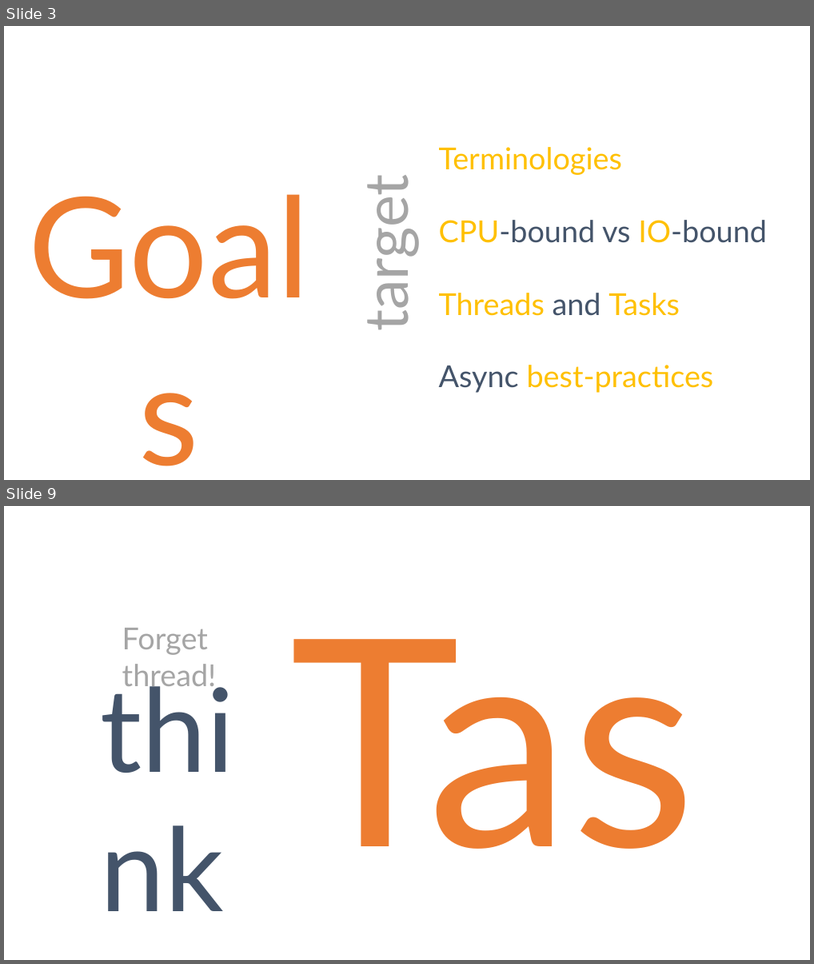
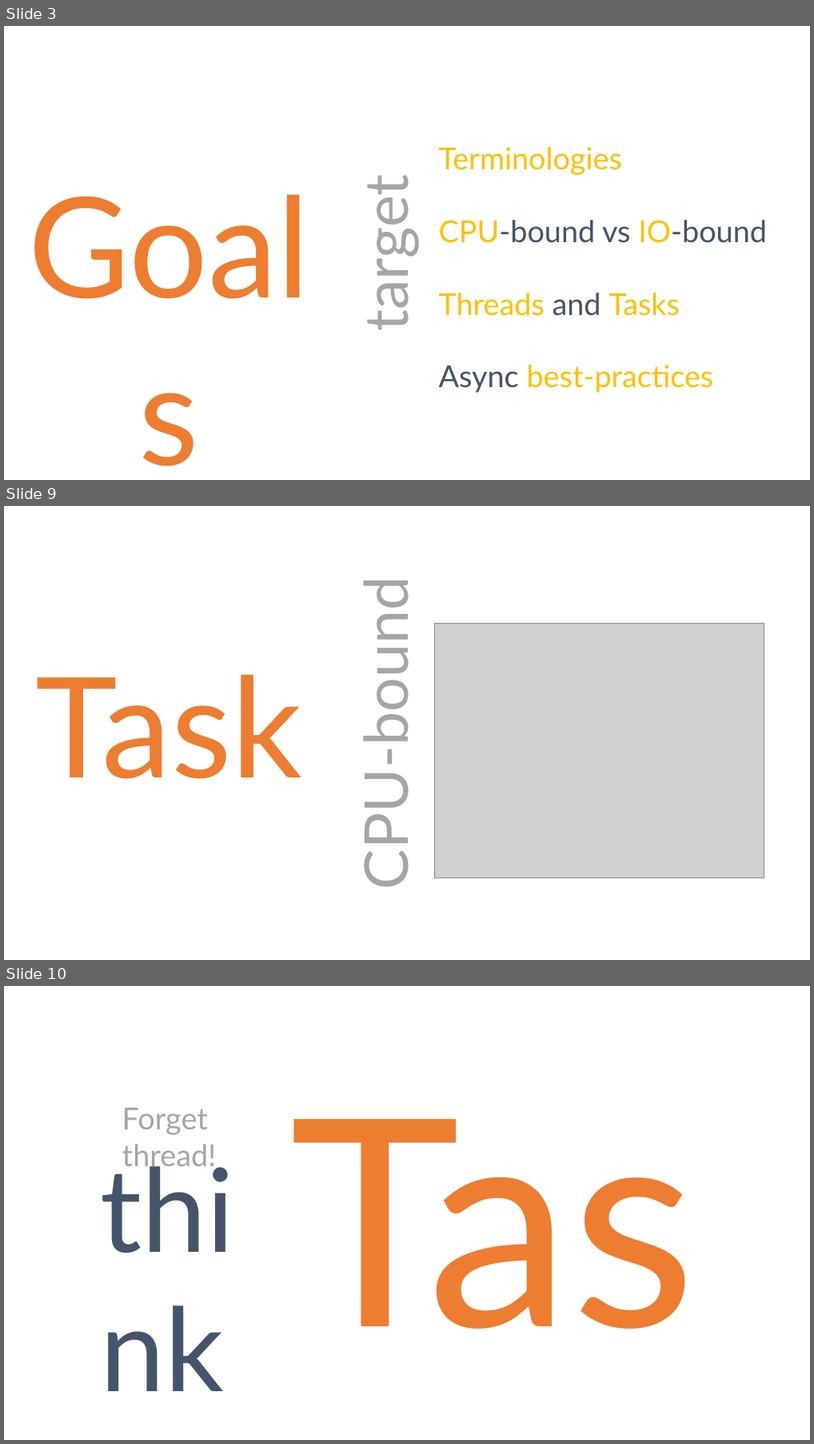
Before and after one commit to danielmarbach/02-25-2016-AsyncWebinar, a slide deck: webinar.pptx. Shown one above the other, each under a label of ours: slides 3 and 9 before the commit, slides 3, 9 and 10 after it; the slides between them are not shown. The pictures are 814x964 and 814x1444 pixels, drawn with LibreOffice and Linux fonts; fonts in the diff are those of the drawing; grey boxes stand for pictures. Boxes give left, top, right and bottom in pixels: in the first picture for what was removed or moved away, otherwise in the second. Text is boxed around its words. In the diff, an @@ line names an element or a change of style, - is before the commit and + after.

```diff
--- a/webinar.pptx
+++ b/webinar.pptx
@@ slide 9 added at [4, 506, 810, 960], background #FFFFFF @@
@@ rectangle added at [428, 520, 713, 738], fill #FFFFFF at 90% opacity, outline #FFFFFF 1 pt @@
@@ text added at [349, 614, 422, 879], 72 pt, text #A5A5A5 @@
+CPU-bound
@@ picture added at [434, 623, 765, 878] @@
@@ text added at [36, 674, 303, 779], 166 pt, text #ED7D31 @@
+Task
@@ rectangle added at [602, 714, 738, 932], fill #FFFFFF at 90% opacity, outline #FFFFFF 1 pt @@
@@ what was slide 9 is now slide 10 @@
```
Also in this commit, not shown: 6 slides changed, 3 other slides added, 3 slides removed.
